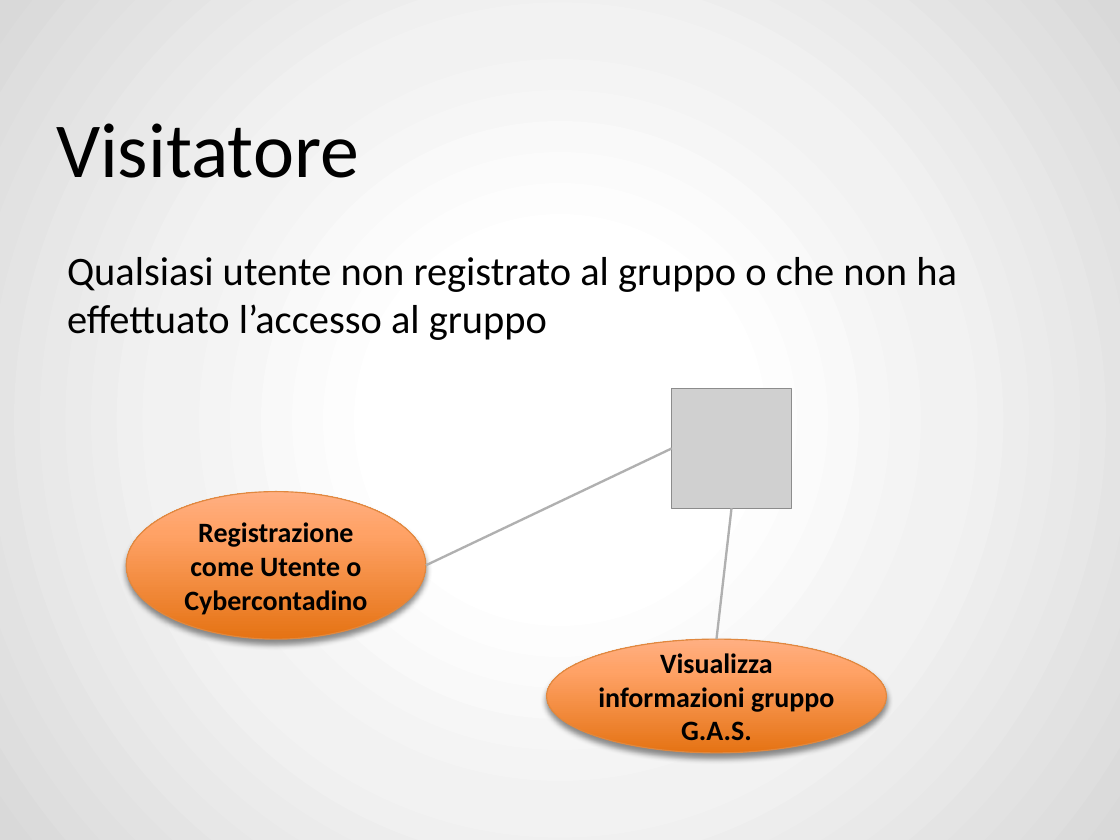
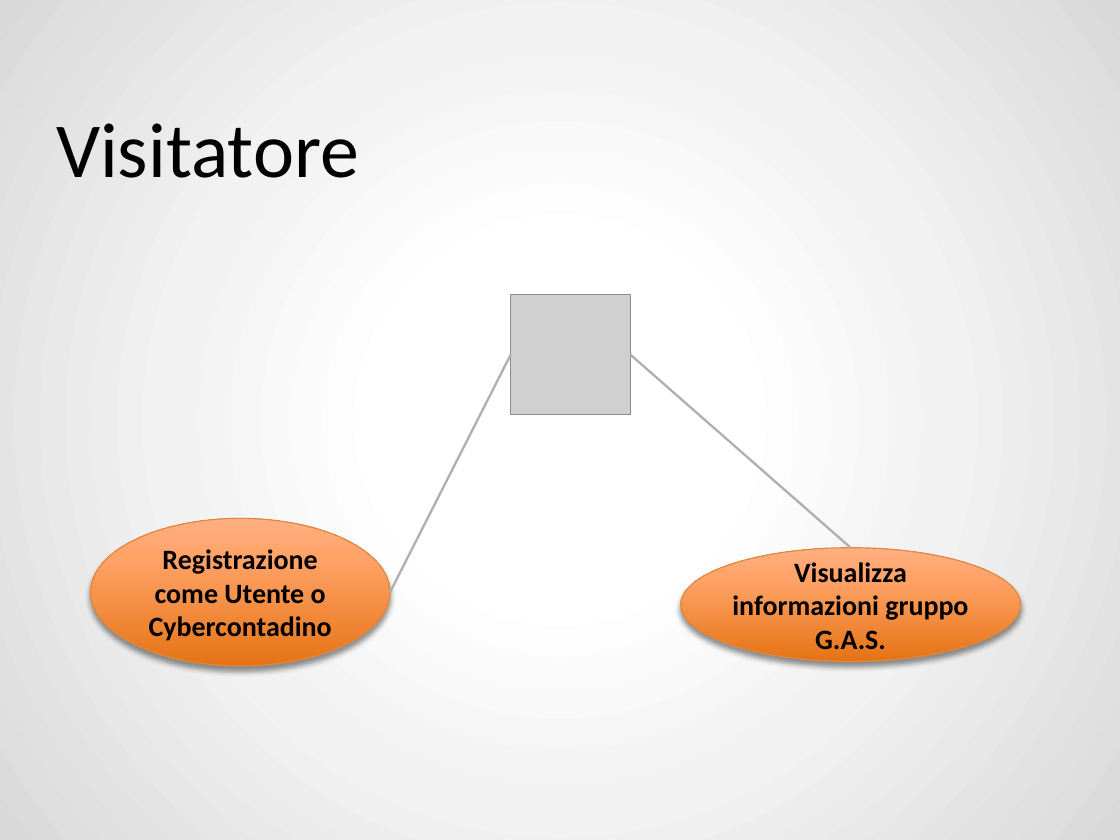
Before and after one commit to ZhangUranus/amicidelgas, a slide deck: slide 6 of SeamAmiciDelGas/risorse_gassose/presentazione_demo/SeamAmiciDelGas - finale.pptx (slide 4 before the commit). Drawn at 1120x840 pixels with LibreOffice and Linux fonts; fonts in the diff are those of the drawing; grey boxes stand for pictures; background and template pictures are left out. Boxes give left, top, right and bottom in pixels: in the first picture for what was removed or moved away, otherwise in the second. Text is boxed around its words. In the diff, an @@ line names an element or a change of style, - is before the commit and + after.

```diff
--- a/SeamAmiciDelGas/risorse_gassose/presentazione_demo/SeamAmiciDelGas - finale.pptx
+++ b/SeamAmiciDelGas/risorse_gassose/presentazione_demo/SeamAmiciDelGas - finale.pptx
@@ text removed at <box>67,257,957,340</box> @@
-Qualsiasi utente non registrato al gruppo o che non ha effettuato l’accesso al gruppo
@@ picture: place and size @@
-picture at <box>672,389,792,508</box>
+picture at <box>511,295,631,414</box>
@@ line moved from (672, 448) - (426, 566) to (511, 354) - (390, 592) @@
@@ line added from (631, 354) to (851, 548), #B1B1B1 1.5 pt @@
@@ line removed from (731, 508) to (717, 640) @@
@@ ellipse "Registrazione come Utente o Cybercontadino": place and size @@
-ellipse "Registrazione come Utente o Cybercontadino" at <box>127,492,427,640</box>
+ellipse "Registrazione come Utente o Cybercontadino" at <box>91,519,391,666</box>
@@ ellipse "Visualizza informazioni gruppo G.A.S.": place and size @@
-ellipse "Visualizza informazioni gruppo G.A.S." at <box>547,640,886,754</box>
+ellipse "Visualizza informazioni gruppo G.A.S." at <box>681,548,1020,662</box>
```
Also in this commit, not shown: 25 other slides changed, 12 slides added, 4 slides removed.
